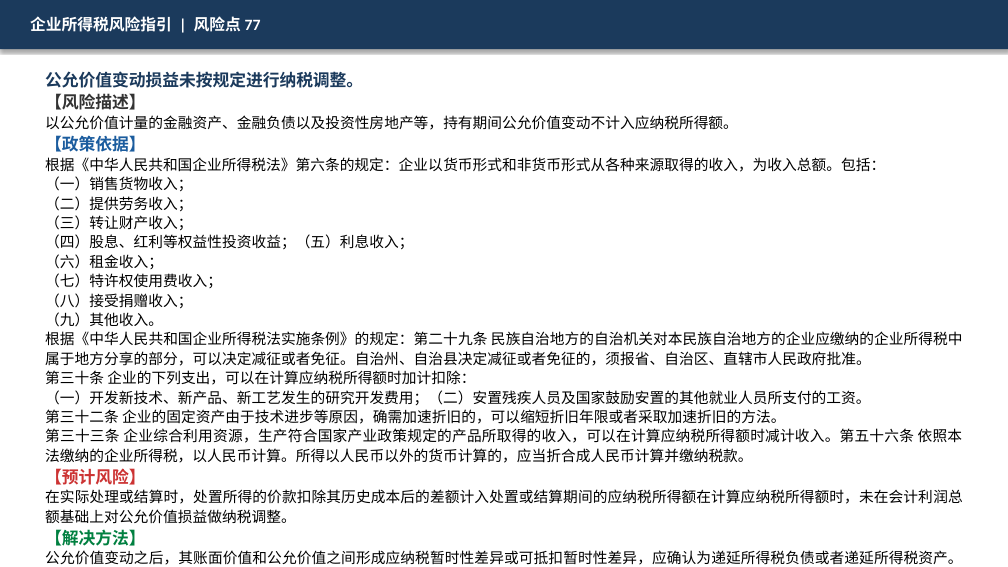
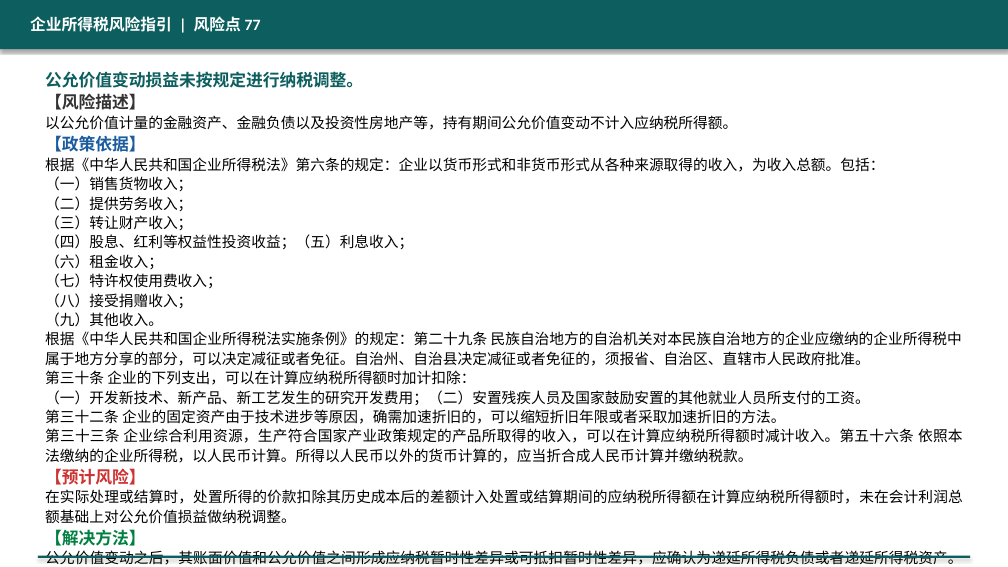
Before and after one commit to SlainTroyard/ppt, a slide deck: slide 78 of ppts_output_v3/02_企业所得税风险指引.pptx. Drawn at 1008x567 pixels with LibreOffice and Linux fonts; fonts in the diff are those of the drawing. Boxes give left, top, right and bottom in pixels: in the first picture for what was removed or moved away, otherwise in the second. Text is boxed around its words. In the diff, an @@ line names an element or a change of style, - is before the commit and + after.

```diff
--- a/ppts_output_v3/02_企业所得税风险指引.pptx
+++ b/ppts_output_v3/02_企业所得税风险指引.pptx
@@ rectangle "企业所得税风险指引 | 风险点 77" at [0,0,1008,49]: fill #1B3A5C to #0D5E5E @@
@@ text at [45,71,363,88]: text colour #1B3A5C to #0D5E5E in "公允价值变动损益未按规定进行纳税调整。" @@
@@ rectangle added at [38,556,970,558], fill #0D5E5E @@
```
Also in this commit, not shown: 88 other slides changed, 20 other files.
